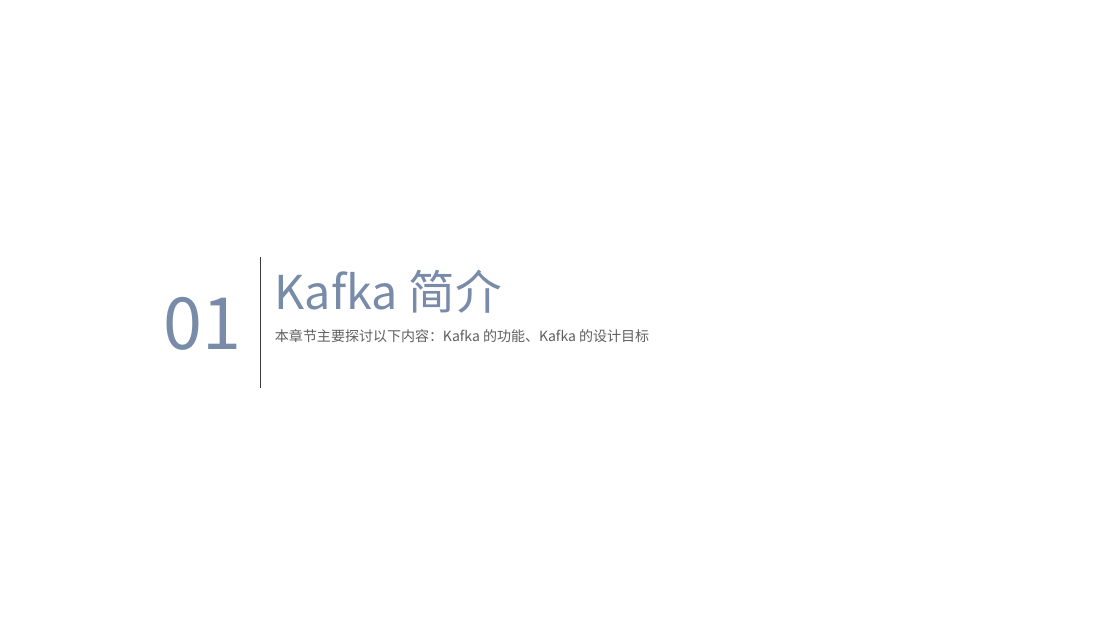
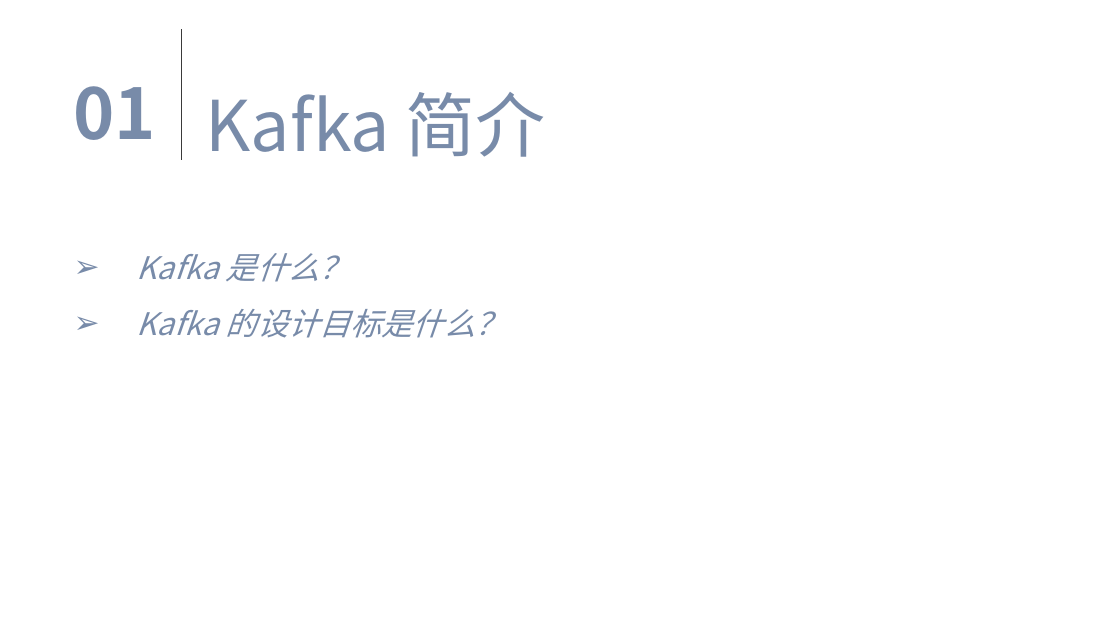
Before and after one commit to dunwu/bigdata-tutorial, a slide deck: slide 3 of assets/kafka/kafka.pptx. Drawn at 1120x630 pixels with LibreOffice and Linux fonts; fonts in the diff are those of the drawing; background and template pictures are left out. Boxes give left, top, right and bottom in pixels: in the first picture for what was removed or moved away, otherwise in the second. Text is boxed around its words. In the diff, an @@ line names an element or a change of style, - is before the commit and + after.

```diff
--- a/assets/kafka/kafka.pptx
+++ b/assets/kafka/kafka.pptx
@@ line moved from (261, 256) - (261, 388) to (181, 29) - (181, 160) @@
@@ text "Kafka 简介": place and size @@
-text "Kafka 简介" at <box>275,270,501,313</box>
+text "Kafka 简介" at <box>206,92,546,157</box>
@@ text "Kafka 简介" at <box>206,92,546,157</box>: size 30 to 45 pt; alignment centre to left; line spacing 1 to 1.5 @@
@@ text "01": place and size @@
-text "01" at <box>163,297,241,350</box>
+text "01" at <box>74,86,157,140</box>
@@ text "01" at <box>74,86,157,140</box>: bold on @@
@@ text added at <box>137,253,506,338</box>, 20 pt, text gradient #788BA9 to #D67A71, italic @@
+➢ Kafka 是什么？
+➢ Kafka 的设计目标是什么？
@@ text removed at <box>275,329,649,342</box> @@
-本章节主要探讨以下内容：Kafka 的功能、Kafka 的设计目标
```
Also in this commit, not shown: 15 other slides changed, 7 slides added, 7 slides removed, 5 other files.
